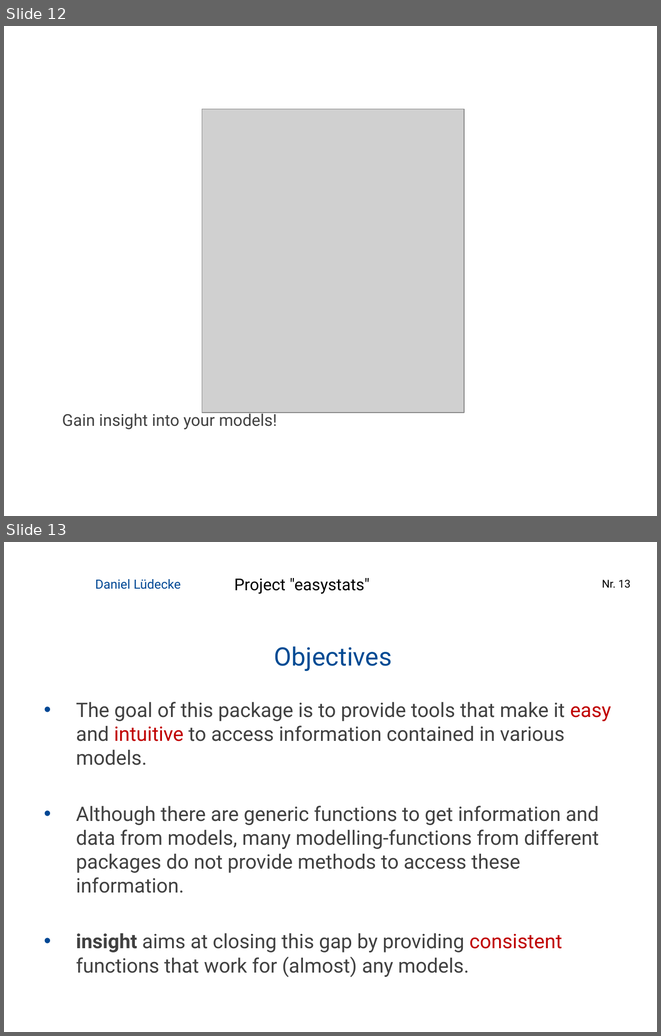
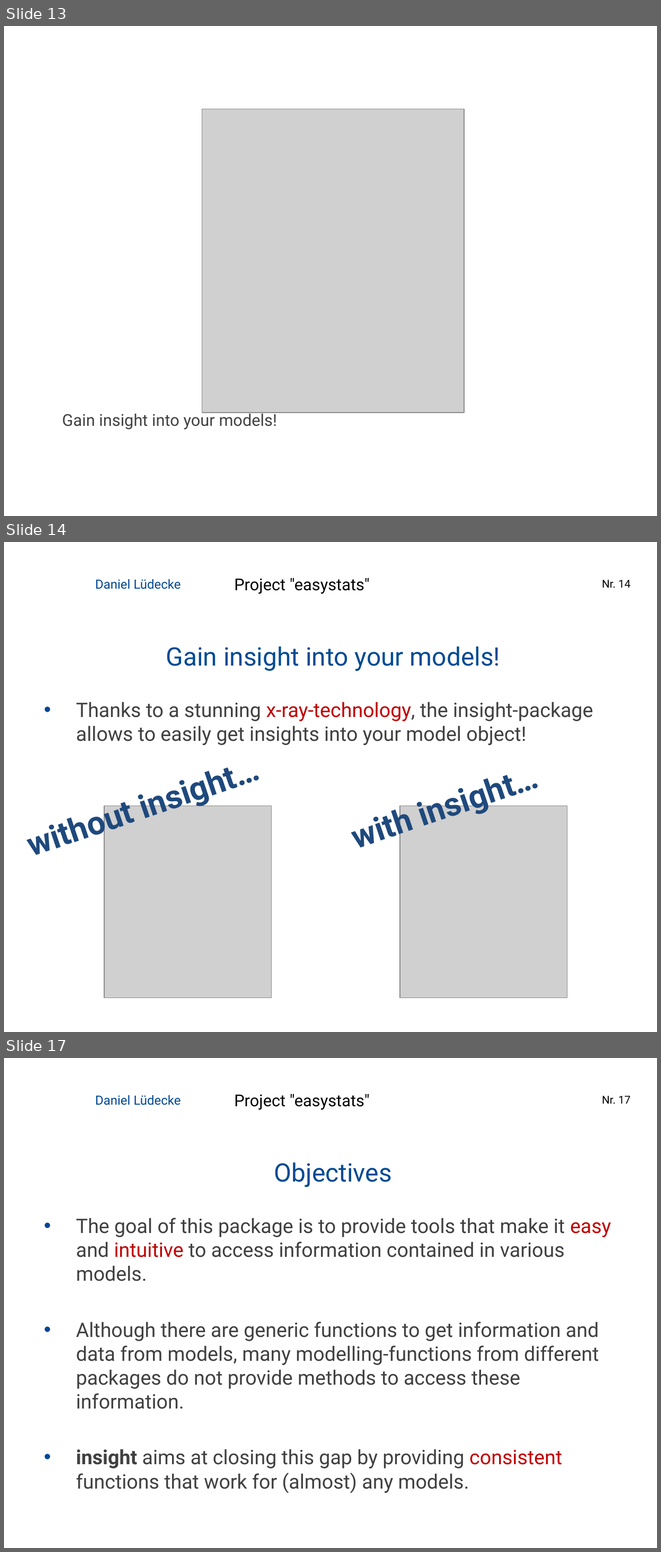
Before and after one commit to easystats/easystats, a slide deck: presentations/2019-02_Hamburg_RUG/1902 Hamburg RUG easystats.pptx. Shown one above the other, each under a label of ours: slides 12 and 13 before the commit, slides 13, 14 and 17 after it; the slides between them are not shown. The pictures are 661x1036 and 661x1552 pixels, drawn with LibreOffice and Linux fonts; fonts in the diff are those of the drawing; grey boxes stand for pictures; background and template pictures are left out. Boxes give left, top, right and bottom in pixels: in the first picture for what was removed or moved away, otherwise in the second. Text is boxed around its words. In the diff, an @@ line names an element or a change of style, - is before the commit and + after.

```diff
--- a/presentations/2019-02_Hamburg_RUG/1902 Hamburg RUG easystats.pptx
+++ b/presentations/2019-02_Hamburg_RUG/1902 Hamburg RUG easystats.pptx
@@ slide 14 added at [4,542,657,1032], background #FFFFFF @@
@@ text added at [95,579,181,589], 14 pt, text #004794 @@
+Daniel Lüdecke
@@ text added at [234,578,370,594], 18 pt, text #000000 @@
+Project "easystats"
@@ page number added at [602,580,630,588], 12 pt, text #000000 @@
+Nr. 14
@@ title added at [166,646,500,671], 28 pt, text #004A93 @@
+Gain insight into your models!
@@ text added at [76,702,593,745], 22 pt, text #404040 @@
+• Thanks to a stunning x-ray-technology, the insight-package allows to easily get insights into your model object!
@@ text added at [8,741,276,871], 36 pt, text #1F497D, bold @@
+without insight…
@@ text added at [333,749,555,863], 36 pt, text #1F497D, bold @@
+with insight…
@@ picture added at [105,806,272,998] @@
@@ picture added at [400,806,567,998] @@
@@ what was slide 12 is now slide 13 @@
@@ what was slide 13 is now slide 17 @@
@@ page number at [602,1096,630,1104]: text changed @@
-Nr. 13
+Nr. 17
```
Also in this commit, not shown: 5 slides changed, 3 other slides added, 1 other file.
